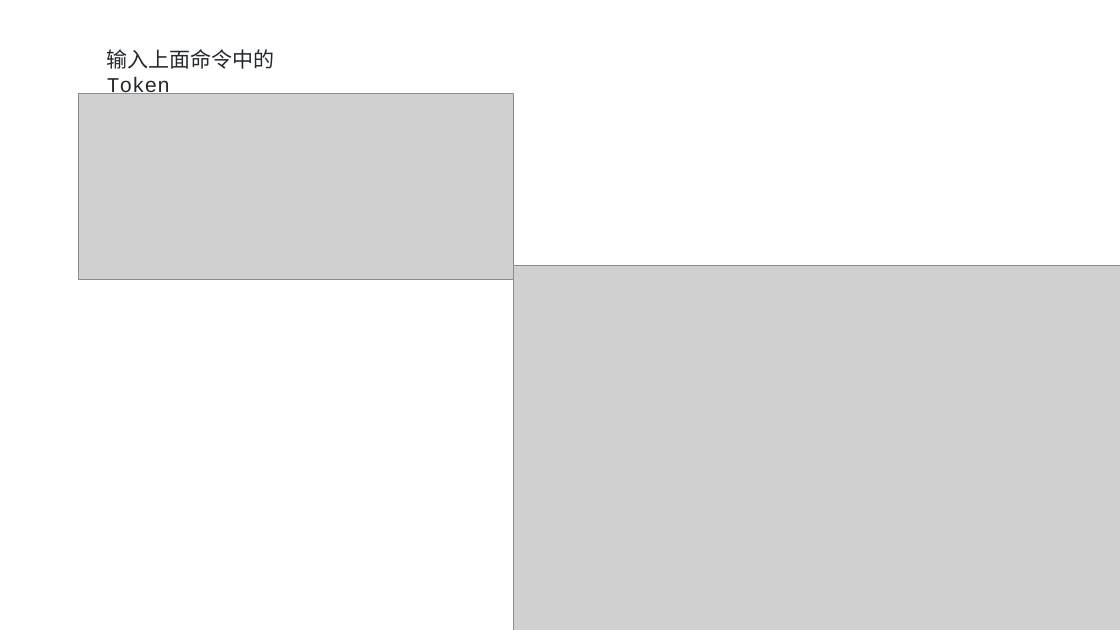
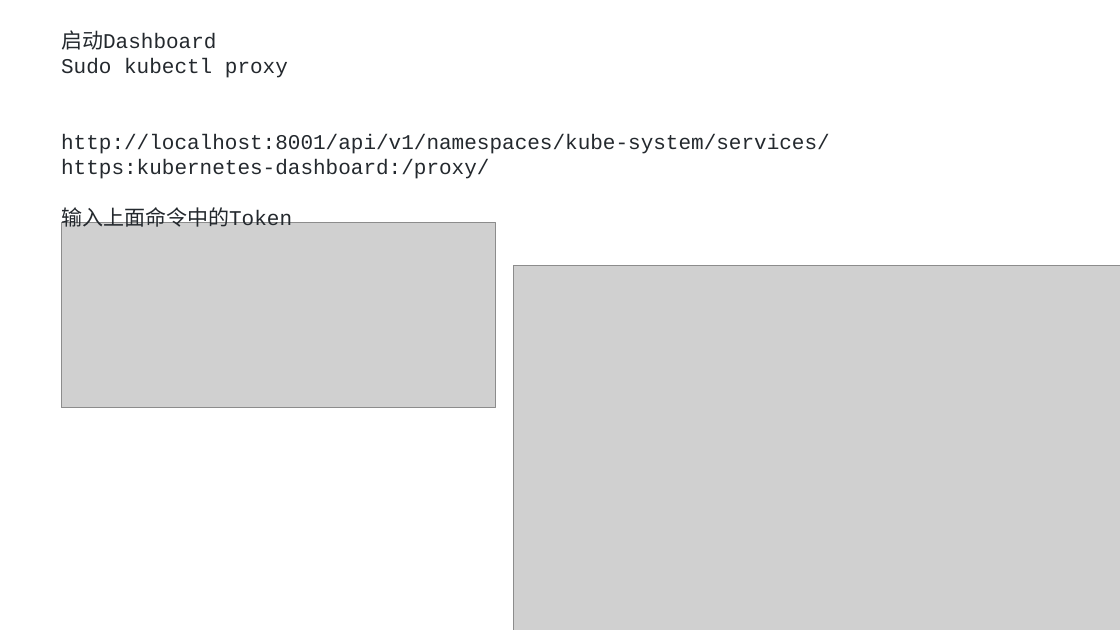
Before and after one commit to axzxs2001/Asp.NetCoreExperiment, a slide deck: slide 31 of Asp.NetCoreExperiment/kubernetes/kubernetes.pptx. Drawn at 1120x630 pixels with LibreOffice and Linux fonts; fonts in the diff are those of the drawing; grey boxes stand for pictures. Boxes give left, top, right and bottom in pixels: in the first picture for what was removed or moved away, otherwise in the second. Text is boxed around its words. In the diff, an @@ line names an element or a change of style, - is before the commit and + after.

```diff
--- a/Asp.NetCoreExperiment/kubernetes/kubernetes.pptx
+++ b/Asp.NetCoreExperiment/kubernetes/kubernetes.pptx
@@ text "启动Dashboard": place and size @@
-text "启动Dashboard" at box(107, 49, 275, 94)
+text "启动Dashboard" at box(61, 30, 830, 230)
@@ text at box(61, 30, 830, 179): paragraphs added @@
+启动Dashboard
+Sudo kubectl proxy
+http://localhost:8001/api/v1/namespaces/kube-system/services/https:kubernetes-dashboard:/proxy/
@@ picture: place and size @@
-picture at box(79, 94, 513, 280)
+picture at box(61, 222, 496, 408)
```
Also in this commit, not shown: 18 other files.
